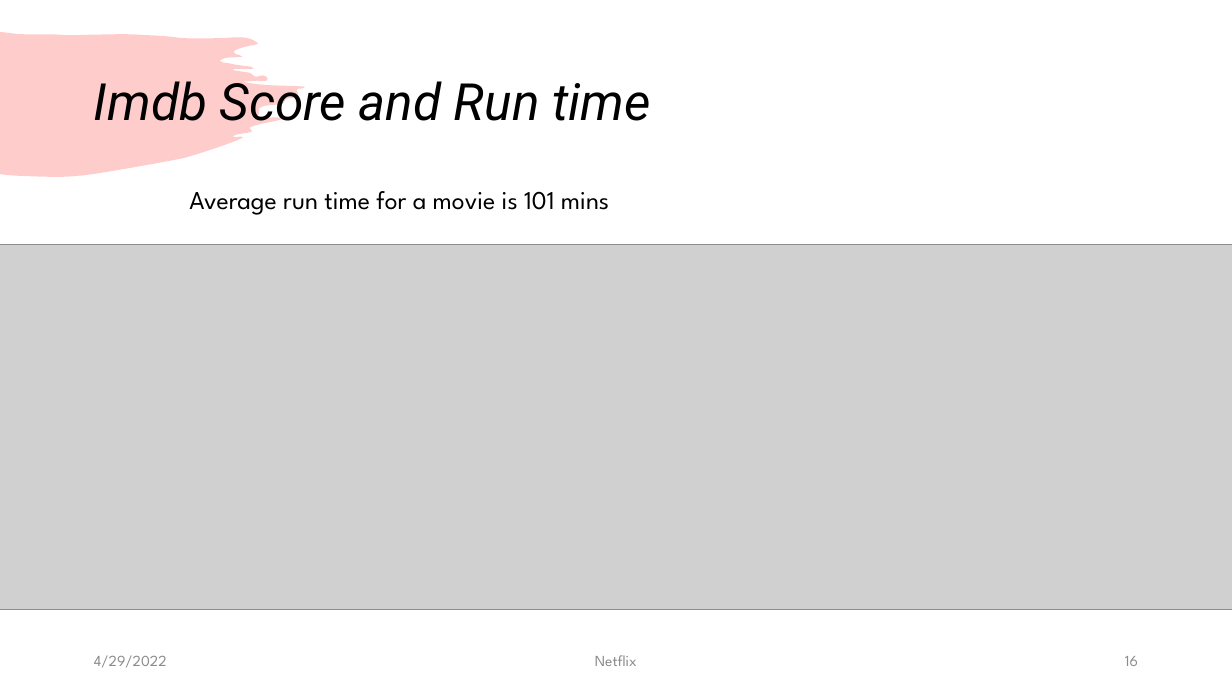
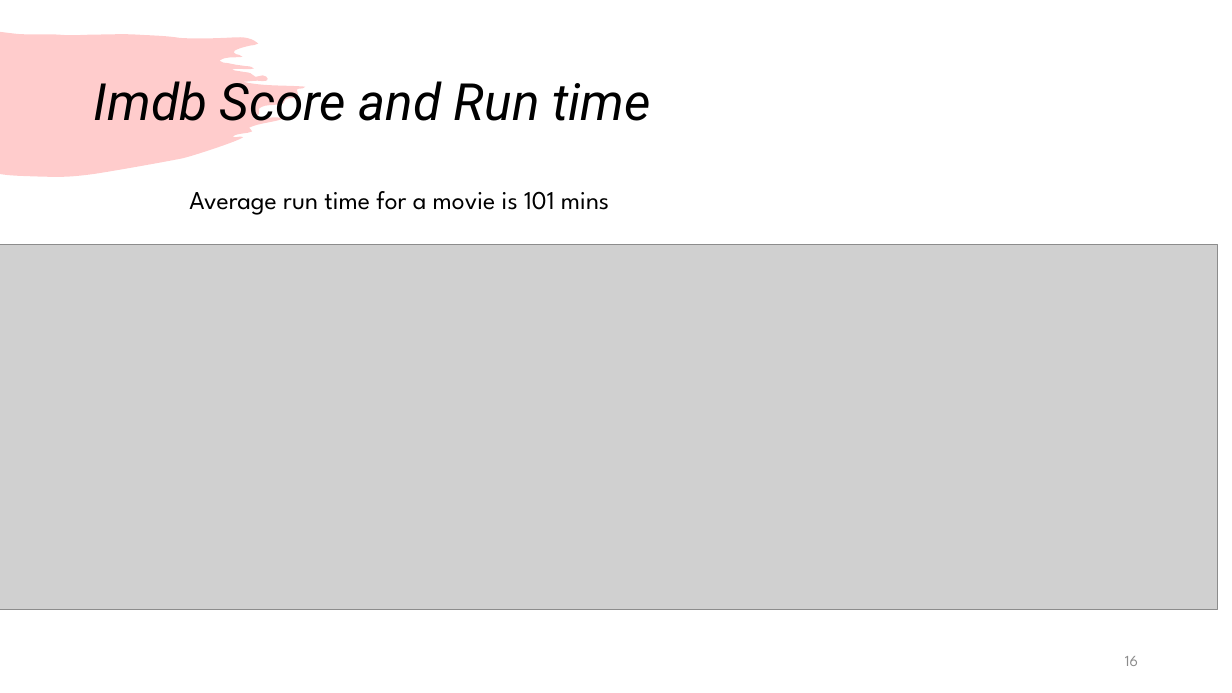
Before and after one commit to Kevinle76/NetFlix, a slide deck: slide 16 of Project_1.pptx. Drawn at 1232x693 pixels with LibreOffice and Linux fonts; fonts in the diff are those of the drawing; grey boxes stand for pictures. Boxes give left, top, right and bottom in pixels: in the first picture for what was removed or moved away, otherwise in the second. Text is boxed around its words. In the diff, an @@ line names an element or a change of style, - is before the commit and + after.

```diff
--- a/Project_1.pptx
+++ b/Project_1.pptx
@@ picture: place and size @@
-picture at (0,244,1232,609)
+picture at (0,244,1218,609)
@@ text removed at (94,655,167,668) @@
-4/29/2022
@@ text removed at (595,655,637,666) @@
-Netflix
```
Also in this commit, not shown: 9 other slides changed, 1 slide added, 1 slide removed, 1 other file.
